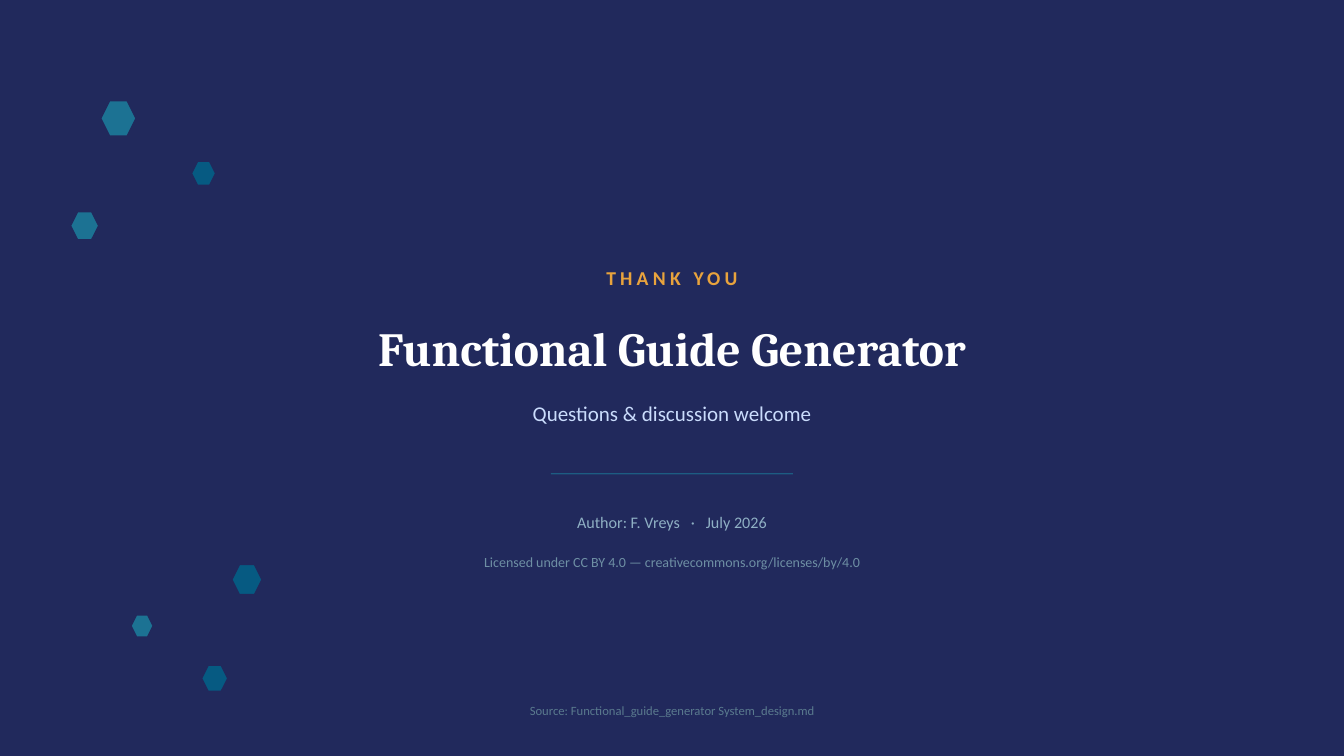
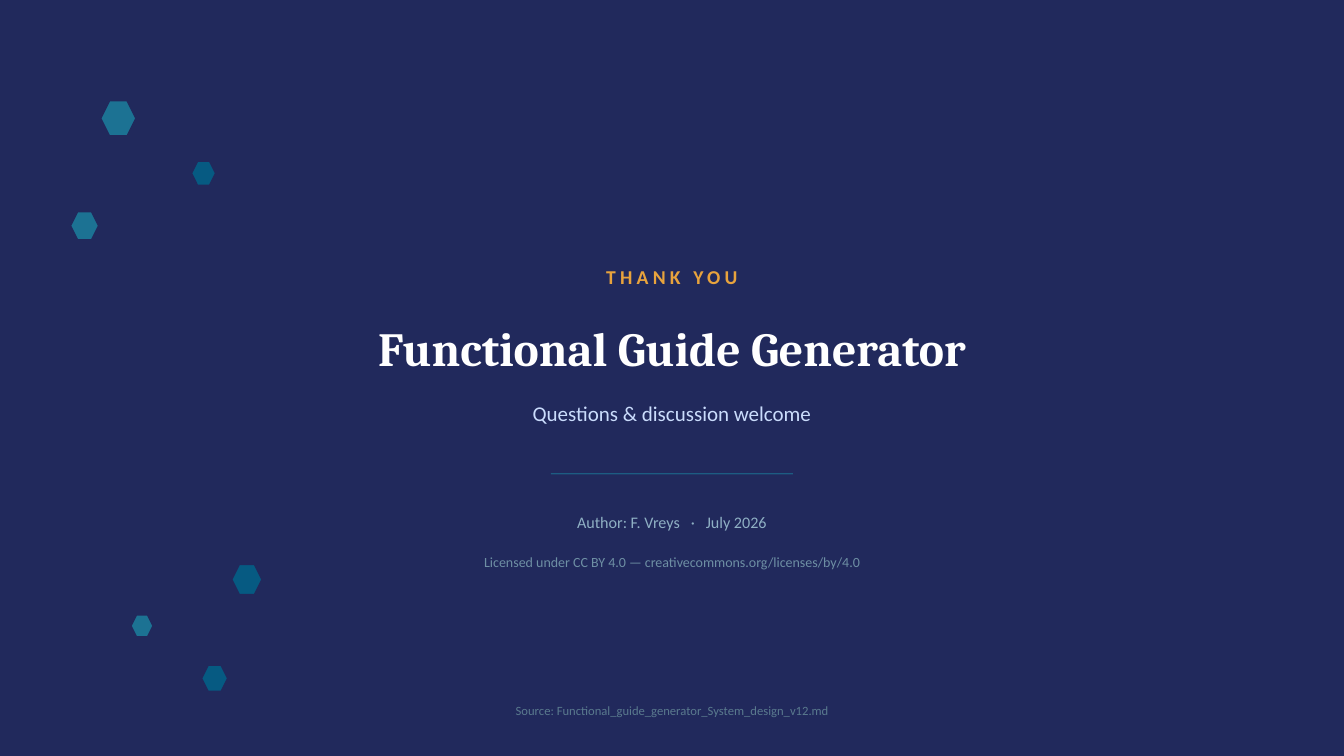
Before and after one commit to fvreys/ai-Functional-guide-generator, a slide deck: slide 18 of docs/Functional_Guide_Generator_System_Design.pptx. Drawn at 1344x756 pixels with LibreOffice and Linux fonts; fonts in the diff are those of the drawing. Boxes give left, top, right and bottom in pixels: in the first picture for what was removed or moved away, otherwise in the second. Text is boxed around its words. In the diff, an @@ line names an element or a change of style, - is before the commit and + after.

Commit message:
System design with slides - v12: Small corrections, including 2-pass generation. Added 2 testdata sets under data. Updated README.md .

```diff
--- a/docs/Functional_Guide_Generator_System_Design.pptx
+++ b/docs/Functional_Guide_Generator_System_Design.pptx
@@ text at <box>516,706,829,717</box>: text changed @@
-Source: Functional_guide_generator System_design.md
+Source: Functional_guide_generator_System_design_v12.md
```
Also in this commit, not shown: 17 other slides changed, 8 other files.
